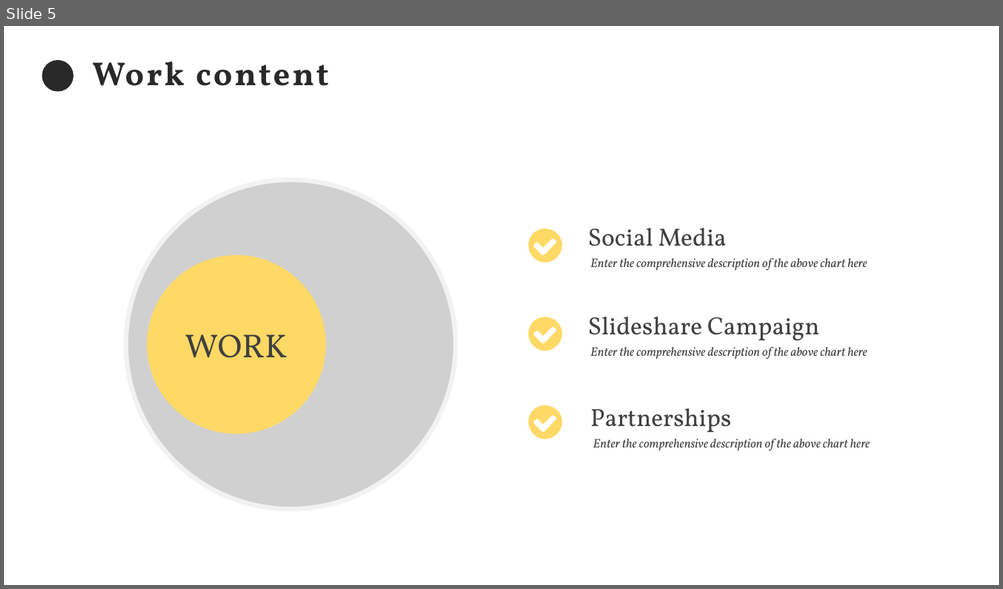
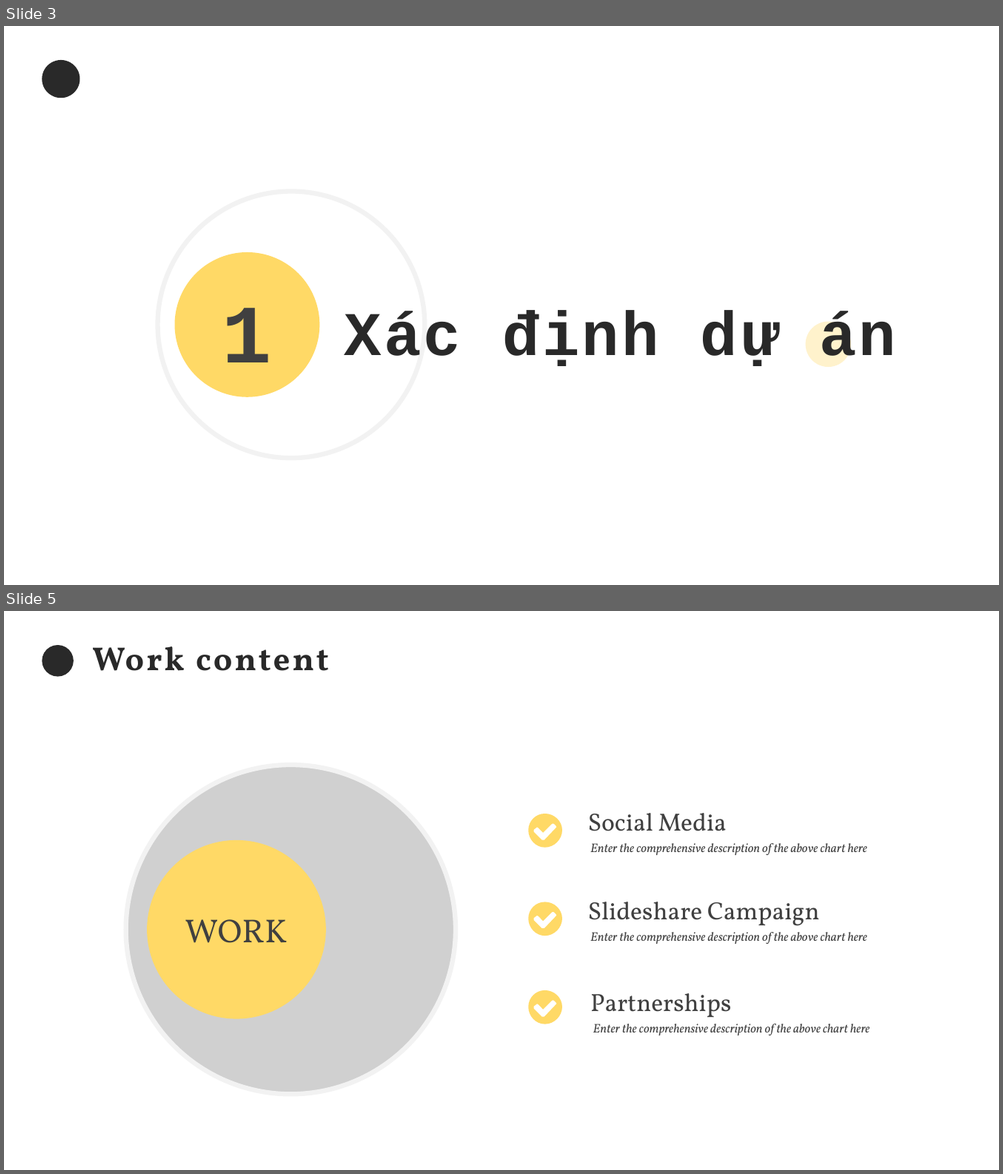
Before and after one commit to EdgarIgnite16/MSP-Project, a slide deck: Report/Nhom9_SingedShop.pptx. Shown one above the other, each under a label of ours: slide 5 before the commit, slides 3 and 5 after it; the slides between them are not shown. The pictures are 1003x589 and 1003x1174 pixels, drawn with LibreOffice and Linux fonts; fonts in the diff are those of the drawing; grey boxes stand for pictures; background and template pictures are left out. Boxes give left, top, right and bottom in pixels: in the first picture for what was removed or moved away, otherwise in the second. Text is boxed around its words. In the diff, an @@ line names an element or a change of style, - is before the commit and + after.

```diff
--- a/Report/Nhom9_SingedShop.pptx
+++ b/Report/Nhom9_SingedShop.pptx
@@ slide 3 added at (x1=4, y1=26, x2=999, y2=585), background picture (left out) @@
@@ ellipse added at (x1=42, y1=60, x2=80, y2=99), fill #292929 @@
@@ ellipse added at (x1=158, y1=192, x2=425, y2=459), outline #F2F2F2 4.5 pt @@
@@ ellipse added at (x1=175, y1=253, x2=319, y2=397), fill #FFD966 @@
@@ text added at (x1=222, y1=308, x2=272, y2=363), 80 pt, text #404040, bold @@
+1
@@ text added at (x1=344, y1=310, x2=896, y2=367), 60 pt, text #292929, bold @@
+Xác định dự án
@@ ellipse added at (x1=805, y1=321, x2=851, y2=367), fill #FFF2CC @@
```
Also in this commit, not shown: 1 slide changed, 2 other slides added, 3 slides removed.
